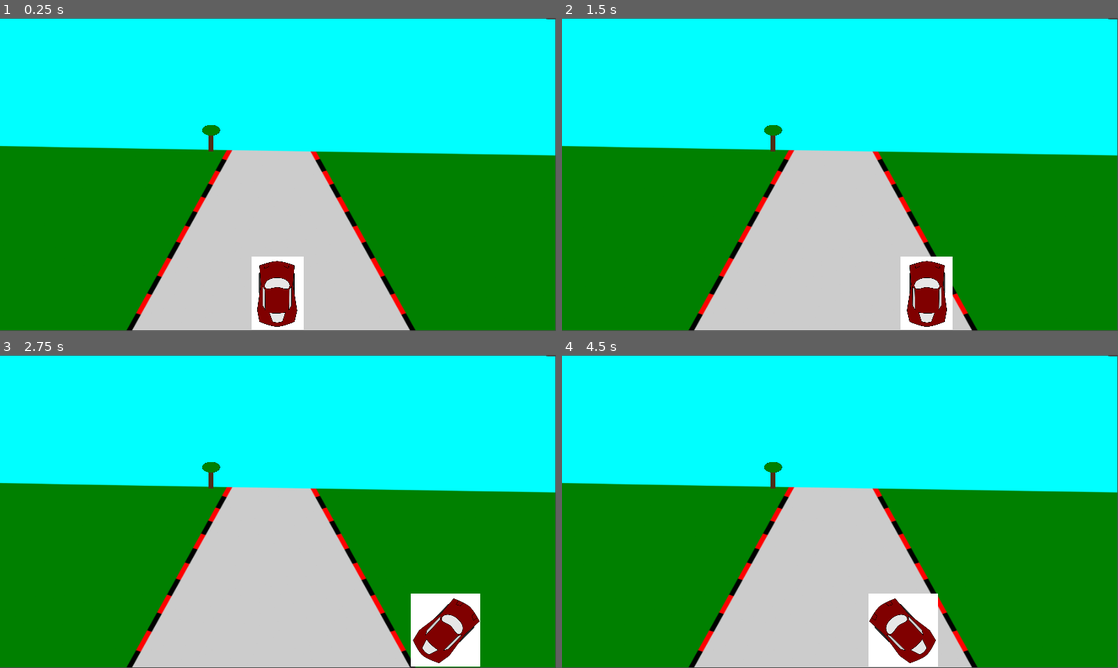
Above: before the commit, frames 1-4 (two rows, left to right).
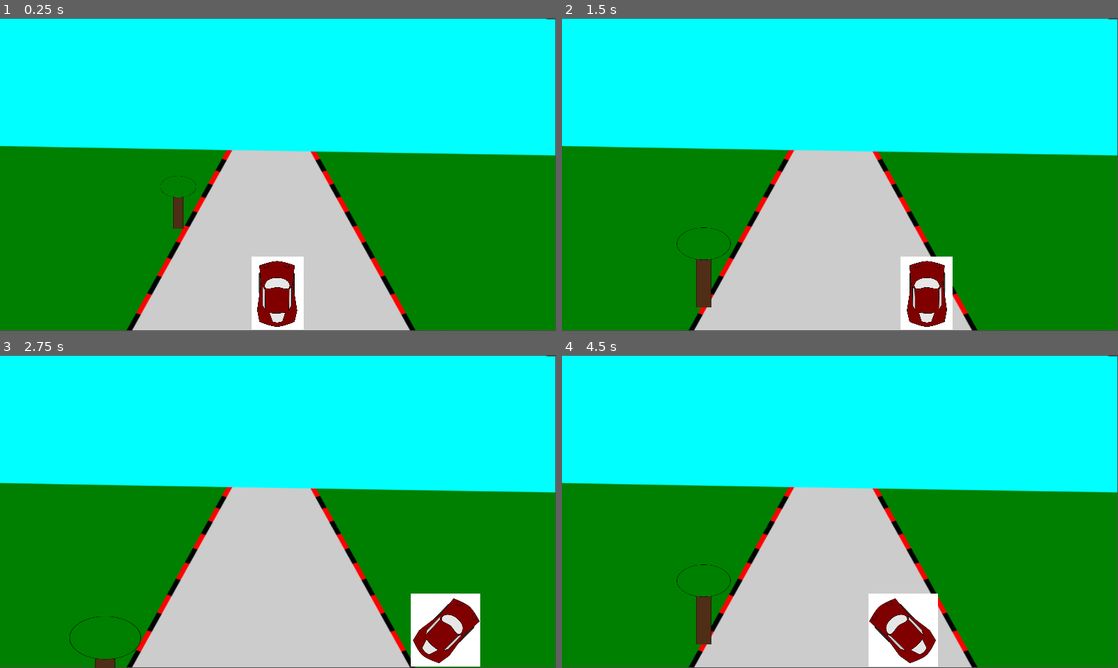
Above: after the commit, the same moments.

Repository: adambraude/LD47
Game: Godot game, scene res://Game.tscn
The game is run twice, just before and just after one commit, with the same random seed, the same clock (stepped at 60 frames per second) and the same inputs. Before the commit the project has no main scene; this scene is started directly in both runs.
Inputs:
- Up to frame 1 (0.25 s): no input
- Up to frame 2 (1.5 s): hold Right (ui_right) 0.53-1.28 s; hold Down (ui_down) from 1.28 s (still down)
- Up to frame 3 (2.75 s): release Down (ui_down) at 2.03 s; hold Right (ui_right) from 2.03 s (still down)
- Up to frame 4 (4.5 s): release Right (ui_right) at 2.78 s; hold Up (ui_up) 2.78-3.53 s; hold Left (ui_left) from 3.53 s (still down)

The runs differ from the first frame. In frame 1, 0.3% of the frame differs, in the area x 28-40%, y 34-68%; in frame 2, 0.6%, in the area x 20-40%, y 34-93%; in frame 3, 0.3%; in frame 4, 0.6%.

Commit message:
add tree animation

Diff:
--- a/Game.tscn
+++ b/Game.tscn
@@ -6,7 +6,35 @@
 [ext_resource path="res://angledcar.png" type="Texture" id=4]
 [ext_resource path="res://placeholdertree.png" type="Texture" id=5]
 
-[sub_resource type="SpriteFrames" id=1]
+[sub_resource type="Animation" id=1]
+resource_name = "TestAnim"
+loop = true
+tracks/0/type = "value"
+tracks/0/path = NodePath(".:position")
+tracks/0/interp = 1
+tracks/0/loop_wrap = true
+tracks/0/imported = false
+tracks/0/enabled = true
+tracks/0/keys = {
+"times": PoolRealArray( 0, 1 ),
+"transitions": PoolRealArray( 1, 1 ),
+"update": 0,
+"values": [ Vector2( 741.684, 460.839 ), Vector2( 237.101, 1551.14 ) ]
+}
+tracks/1/type = "value"
+tracks/1/path = NodePath(".:scale")
+tracks/1/interp = 1
+tracks/1/loop_wrap = true
+tracks/1/imported = false
+tracks/1/enabled = true
+tracks/1/keys = {
+"times": PoolRealArray( 0, 1 ),
+"transitions": PoolRealArray( 1, 1 ),
+"update": 0,
+"values": [ Vector2( 0.402148, 0.241901 ), Vector2( 2.01, 1.21 ) ]
+}
+
+[sub_resource type="SpriteFrames" id=2]
 animations = [ {
 "frames": [ ExtResource( 2 ) ],
 "loop": true,
@@ -34,9 +62,14 @@
 texture = ExtResource( 1 )
 
 [node name="Tree" type="Sprite" parent="Static Background/ParallaxLayer"]
-position = Vector2( 728.942, 414.589 )
+position = Vector2( 741.684, 460.839 )
 scale = Vector2( 0.402148, 0.241901 )
 texture = ExtResource( 5 )
+offset = Vector2( 0, -200 )
+
+[node name="AnimationPlayer" type="AnimationPlayer" parent="Static Background/ParallaxLayer/Tree"]
+autoplay = "TestAnim"
+anims/TestAnim = SubResource( 1 )
 
 [node name="Player" type="Area2D" parent="."]
 position = Vector2( 816.71, 812.704 )
--- a/project.godot
+++ b/project.godot
@@ -16,6 +16,7 @@
 [application]
 
 config/name="LD47"
+run/main_scene="res://Game.tscn"
 config/icon="res://icon.png"
 
 [display]
Not shown: 3 places in Game.tscn that only renumber resources
